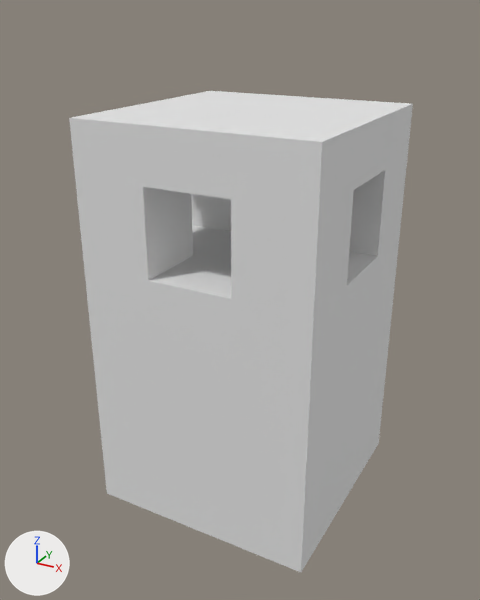
One commit to the OBJ model media/meshes/house1/house1.obj: the scene before it, then after it.
Camera for both pictures: a 50 mm camera at (0.564, -1.073, 0.884) aimed at (-0.012, -0.026, 0.361). The axes (+X, +Y, +Z) are drawn at lower left. The lights are the same throughout. Where no turn or scale is listed for an object, it has been applied to the vertices.
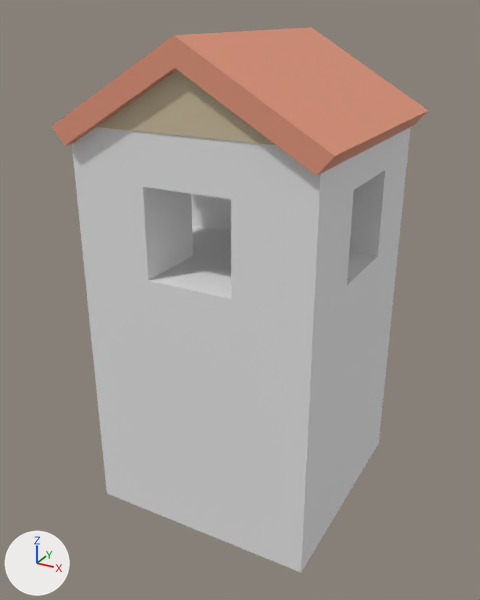
The newer file is also turned or shifted as a whole; pictures and numbers use the older file's frame.

What differs and where, as boxes [x1, y1, x2, y2] in the pictures (480 x 600 px):
```json
{"object": "Cube.004", "change": "added", "after": [51, 27, 429, 176]}
{"object": "Cube.001_Cube.005", "change": "added", "after": [97, 70, 275, 145], "on screen": "beige"}
```

Scene script edits in JSON lines:
```json
{"op": "add", "block": "mat_material_002", "code": ["mat_material_002 = principled_material('Material.002')", "mat_material_002.base_color = (0.772, 0.305, 0.198)  # beige #e4967b", "mat_material_002.roughness = 0.69"]}
{"op": "add", "block": "mat_material_001", "code": ["mat_material_001 = principled_material('Material.001')", "mat_material_001.base_color = (0.621, 0.522, 0.35)  # beige #cfbfa0", "mat_material_001.roughness = 0.69"]}
{"op": "add", "block": "me_cube_004", "code": ["me_cube_004 = bpy.data.meshes.new('Cube.004')", "me_cube_004.from_pydata(...)  # 20 vertices, 36 faces; spans x -0.247..0.25, y -0.242..0.242, z 0.686..0.859", "me_cube_004.materials.append(mat_material_002)  # beige #e4967b"]}
{"op": "add", "block": "me_cube_001_cube_005", "code": ["me_cube_001_cube_005 = bpy.data.meshes.new('Cube.001_Cube.005')", "me_cube_001_cube_005.from_pydata([(-0.196, -0.225, 0.718), (-0.001, -0.225, 0.816), (-0.196, 0.225, 0.718), (-0.001, 0.225, 0.816), (0.195, -0.225, 0.718), (0.195, 0.225, 0.718)], [], [(3, 2, 0), (2, 5, 4), (3, 5, 2), (1, 4, 5), (1, 0, 4), (1, 3, 0), (0, 2, 4), (3, 1, 5)])", "me_cube_001_cube_005.materials.append(mat_material_001)  # beige #cfbfa0"]}
{"op": "add", "block": "ob_cube_004", "code": ["ob_cube_004 = bpy.data.objects.new('Cube.004', me_cube_004)", "ob_cube_004.location = (0.0, 0.0, -0.01)"]}
{"op": "add", "block": "ob_cube_001_cube_005", "code": ["ob_cube_001_cube_005 = bpy.data.objects.new('Cube.001_Cube.005', me_cube_001_cube_005)", "ob_cube_001_cube_005.location = (0.0, 0.0, -0.01)"]}
```
